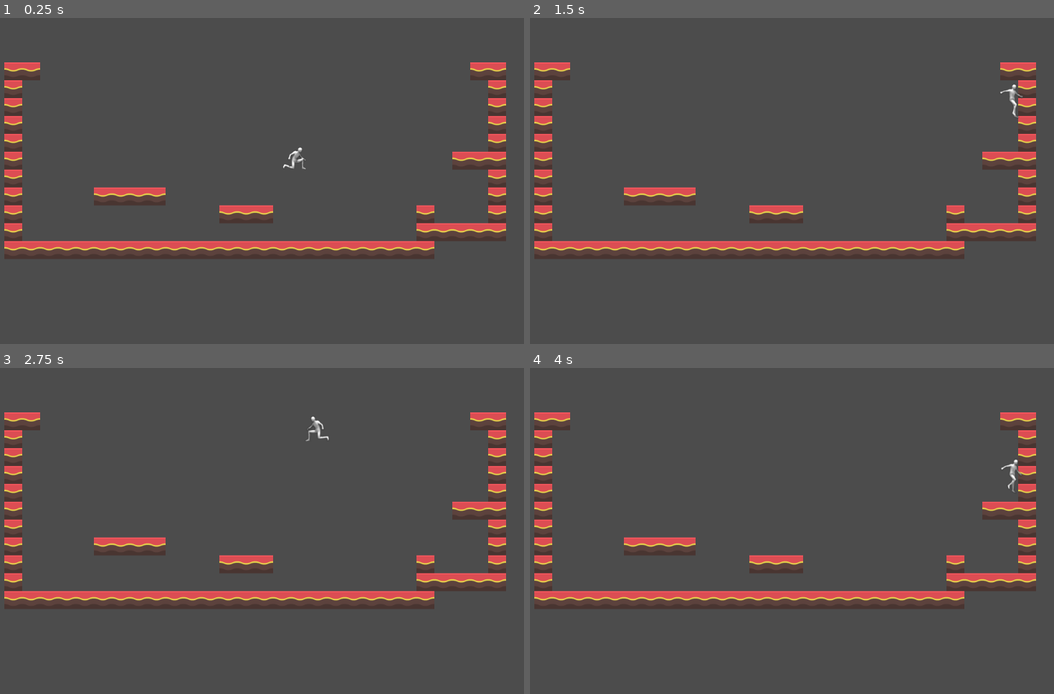
Above: before the commit, frames 1-4 (two rows, left to right).
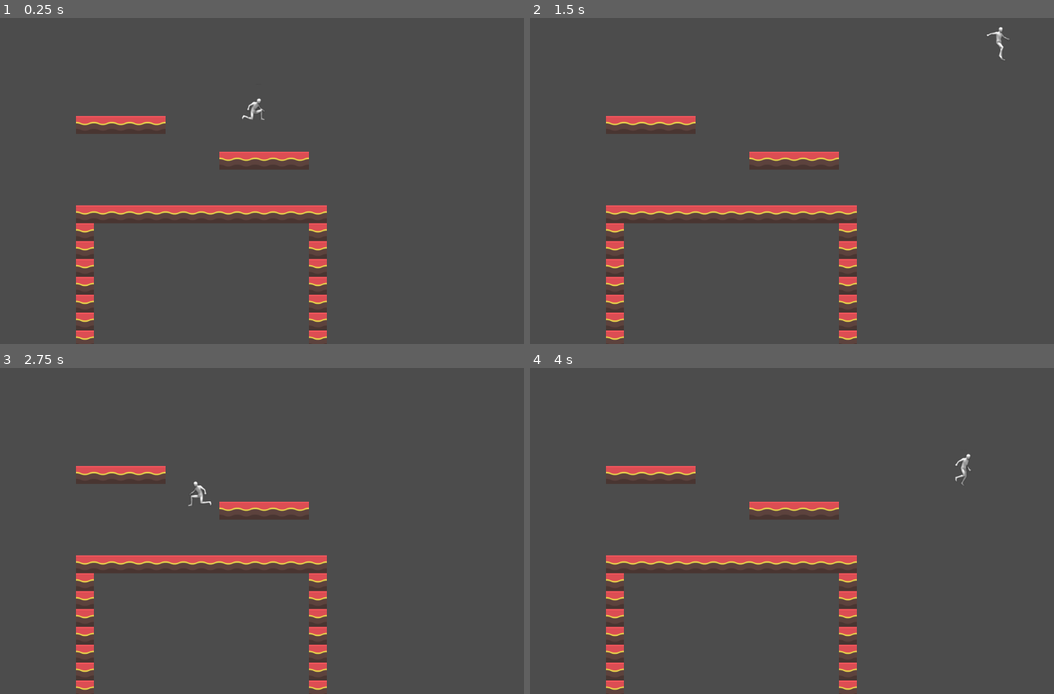
Above: after the commit, the same moments.

Repository: nhaney/SmashEngine
Game: Godot game, scene res://main.tscn
Same seed, same stepped clock (60 frames per second), same inputs: the game is played once before the commit and once after it. The project has no main scene, so this scene is started directly.
Inputs:
- Up to frame 1 (0.25 s): no input
- Up to frame 2 (1.5 s): hold D (move_right) from 0.53 s (still down); tap S (crouch, bound only after the commit) at 0.6 s; tap Space (jump) at 0.77, 0.8, 1.07, 1.35 s
- Up to frame 3 (2.75 s): tap Space (jump) at 1.52, 1.82, 2.3 s; tap S (crouch, bound only after the commit) at 1.55, 2.1 s; release D (move_right) at 2.03 s; hold A (move_left) from 2.03 s (still down)
- Up to frame 4 (4 s): release A (move_left) at 2.78 s; hold D (move_right) from 2.78 s (still down); tap S (crouch, bound only after the commit) at 2.85 s; tap Space (jump) at 3.02, 3.32, 3.6, 3.77 s

The runs differ from the first frame. In frame 1, 12% of the frame differs, in the area x 0-97%, y 13-100%; in frame 2, 12%; in frame 3, 12%; in frame 4, 12%.

Commit message:
added wall jump and fast fall

Diff:
--- a/Player.gd
+++ b/Player.gd
@@ -1,12 +1,16 @@
 extends KinematicBody2D
 
 const MOVE_SPEED = 500
-const AIR_SPEED_MULTIPLIER = 0.85
-const JUMP_FORCE = 600
+const AIR_SPEED_MULTIPLIER = 0.75
+const JUMP_FORCE = 500
+const WALL_JUMP_FORCE = 300
 const GRAVITY = 1400
+const MAX_FALL_SPEED = 700
+const KILL_PLANE = 700
 
 onready var anim_player = $AnimationPlayer
 onready var sprite = $Sprite
+onready var start_pos = get_global_position()
 
 export var snap := false
 export var slide_slope_threshold := 50.0
@@ -14,13 +18,23 @@
 
 var facing_right = false
 var has_double_jumped = false
+var was_on_wall_counter = 0
+var wall_normal = 0
+
+var is_fastfalling = false
+
 
 func _physics_process(delta):
 
     var move_dir := Input.get_action_strength("move_right") - Input.get_action_strength("move_left")
+    var should_apply_gravity = true
 
     var ground_speed = MOVE_SPEED * AIR_SPEED_MULTIPLIER if !is_on_floor() else MOVE_SPEED
     velocity.x = move_dir * ground_speed
+
+    if Input.is_action_just_pressed("crouch"):
+        if !snap and velocity.y > 0:
+            is_fastfalling = true
 
     if Input.is_action_just_pressed("jump"):
         if snap:
@@ -29,21 +43,48 @@
         elif not has_double_jumped:
             velocity.y = -JUMP_FORCE
             has_double_jumped = true
+            # double jump cancels fastfall
+            is_fastfalling = false
+
+    if was_on_wall_counter < 5:
+        if wall_normal != 0:
+            if int(move_dir) == wall_normal:
+                do_wall_jump(wall_normal)
+                if velocity.y < -JUMP_FORCE:
+                    velocity.y = -JUMP_FORCE
+                # wall jump cancels fastfall
+                is_fastfalling = false
+                was_on_wall_counter = 20
+                should_apply_gravity = false
+    else:
+        was_on_wall_counter = 20
+
+    if should_apply_gravity:
+        velocity.y += (GRAVITY * delta) if !is_fastfalling else ((GRAVITY * 4) * delta)
+
+    if velocity.y > MAX_FALL_SPEED:
+        velocity.y = MAX_FALL_SPEED
 
 
-    velocity.y += GRAVITY * delta
 
     var snap_vector = Vector2(0, 32) if snap else Vector2()
 
     velocity = move_and_slide_with_snap(velocity, snap_vector, Vector2.UP, slide_slope_threshold)
 
-    if is_on_floor() and (Input.is_action_just_released("move_right") or Input.is_action_just_released("move_left")):
+    if is_on_floor():
         velocity.y = 0
 
     var just_landed := is_on_floor() and not snap
     if just_landed:
         snap = true
         has_double_jumped = false
+        is_fastfalling = false
+
+    if is_on_wall():
+        was_on_wall_counter = 0
+        wall_normal = get_which_wall_collided()
+    else:
+        was_on_wall_counter += 1
 
     if facing_right and move_dir > 0:
         flip()
@@ -58,6 +99,15 @@
     else:
         play_anim("jump")
 
+    check_respawn()
+
+
+
+func check_respawn():
+    if get_global_position().y > KILL_PLANE:
+        set_global_position(start_pos)
+
+
 func flip():
     facing_right = !facing_right
     sprite.flip_h = !sprite.flip_h
@@ -66,3 +116,17 @@
     if anim_player.is_playing() and anim_player.current_animation == anim_name:
         return
     anim_player.play(anim_name)
+
+func get_which_wall_collided():
+    for i in range(get_slide_count()):
+        var collision = get_slide_collision(i)
+        if collision.normal.x > 0:
+            # move dir must be one (same as normal) to wall jump
+            return 1
+        else:
+            return -1
+    return 0
+
+func do_wall_jump(wall_jump_dir):
+    velocity.x += wall_jump_dir
+    velocity.y = -JUMP_FORCE
--- a/main.tscn
+++ b/main.tscn
@@ -52,7 +52,7 @@
 1/z_index = 0
 
 [sub_resource type="RectangleShape2D" id=7]
-extents = Vector2( 10, 29.4638 )
+extents = Vector2( 10, 27.8157 )
 
 [sub_resource type="Animation" id=5]
 resource_name = "idle"
@@ -94,10 +94,10 @@
 scale = Vector2( 0.5, 0.5 )
 tile_set = SubResource( 3 )
 format = 1
-tile_data = PoolIntArray( 196611, 0, 0, 196612, 0, 0, 196637, 0, 0, 196638, 0, 0, 262147, 0, 0, 262174, 0, 0, 327683, 0, 0, 327710, 0, 0, 393219, 0, 0, 393246, 0, 0, 458755, 0, 0, 458782, 0, 0, 524291, 0, 0, 524316, 0, 0, 524317, 0, 0, 524318, 0, 0, 589827, 0, 0, 589854, 0, 0, 655363, 0, 0, 655368, 0, 0, 655369, 0, 0, 655370, 0, 0, 655371, 0, 0, 655390, 0, 0, 720899, 0, 0, 720911, 0, 0, 720912, 0, 0, 720913, 0, 0, 720922, 0, 0, 720926, 0, 0, 786435, 0, 0, 786458, 0, 0, 786459, 0, 0, 786460, 0, 0, 786461, 0, 0, 786462, 0, 0, 851971, 0, 0, 851972, 0, 0, 851973, 0, 0, 851974, 0, 0, 851975, 0, 0, 851976, 0, 0, 851977, 0, 0, 851978, 0, 0, 851979, 0, 0, 851980, 0, 0, 851981, 0, 0, 851982, 0, 0, 851983, 0, 0, 851984, 0, 0, 851985, 0, 0, 851986, 0, 0, 851987, 0, 0, 851988, 0, 0, 851989, 0, 0, 851990, 0, 0, 851991, 0, 0, 851992, 0, 0, 851993, 0, 0, 851994, 0, 0 )
+tile_data = PoolIntArray( 393223, 0, 0, 393224, 0, 0, 393225, 0, 0, 393226, 0, 0, 393227, 0, 0, 524303, 0, 0, 524304, 0, 0, 524305, 0, 0, 524306, 0, 0, 524307, 0, 0, 720903, 0, 0, 720904, 0, 0, 720905, 0, 0, 720906, 0, 0, 720907, 0, 0, 720908, 0, 0, 720909, 0, 0, 720910, 0, 0, 720911, 0, 0, 720912, 0, 0, 720913, 0, 0, 720914, 0, 0, 720915, 0, 0, 720916, 0, 0, 786439, 0, 0, 786452, 0, 0, 851975, 0, 0, 851988, 0, 0, 917511, 0, 0, 917524, 0, 0, 983047, 0, 0, 983060, 0, 0, 1048583, 0, 0, 1048596, 0, 0, 1114119, 0, 0, 1114132, 0, 0, 1179655, 0, 0, 1179668, 0, 0 )
 
 [node name="Player" type="KinematicBody2D" parent="."]
-position = Vector2( 614.006, 208.239 )
+position = Vector2( 540.598, 120.457 )
 script = ExtResource( 2 )
 __meta__ = {
 "_edit_group_": true
@@ -111,7 +111,7 @@
 texture = ExtResource( 3 )
 vframes = 9
 hframes = 8
-frame = 42
+frame = 10
 
 [node name="AnimationPlayer" type="AnimationPlayer" parent="Player"]
 anims/idle = SubResource( 5 )
--- a/project.godot
+++ b/project.godot
@@ -39,6 +39,11 @@
 "events": [ Object(InputEventKey,"resource_local_to_scene":false,"resource_name":"","device":0,"alt":false,"shift":false,"control":false,"meta":false,"command":false,"pressed":false,"scancode":32,"unicode":0,"echo":false,"script":null)
  ]
 }
+crouch={
+"deadzone": 0.5,
+"events": [ Object(InputEventKey,"resource_local_to_scene":false,"resource_name":"","device":0,"alt":false,"shift":false,"control":false,"meta":false,"command":false,"pressed":false,"scancode":83,"unicode":0,"echo":false,"script":null)
+ ]
+}
 
 [rendering]
 
